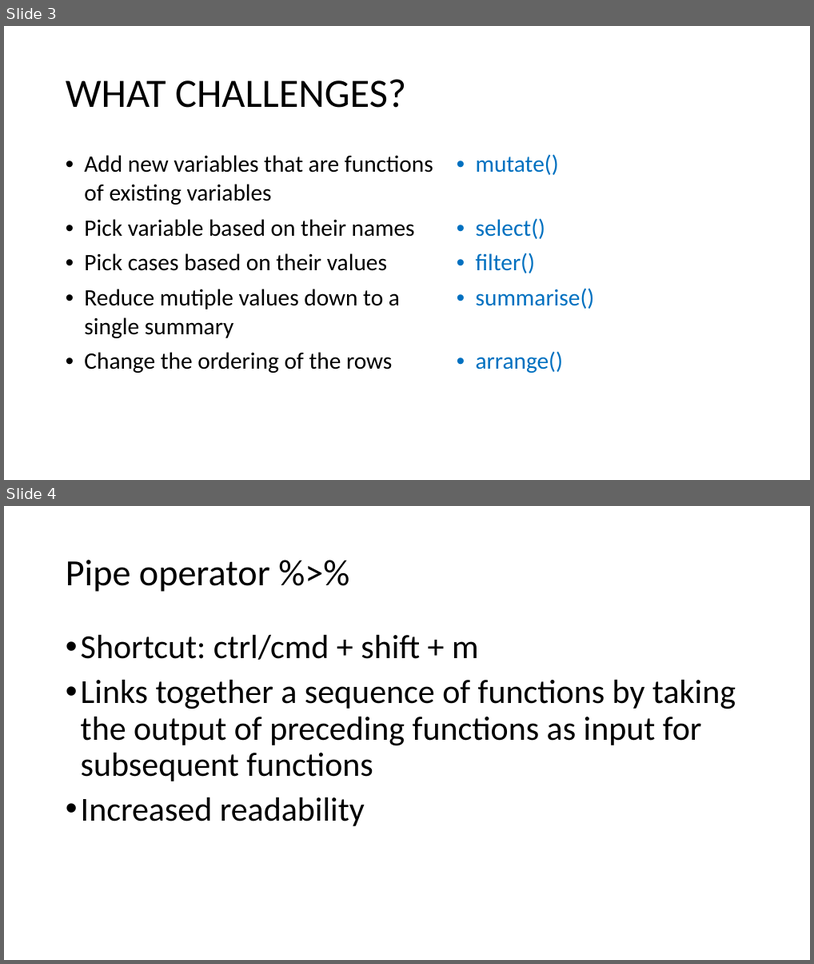
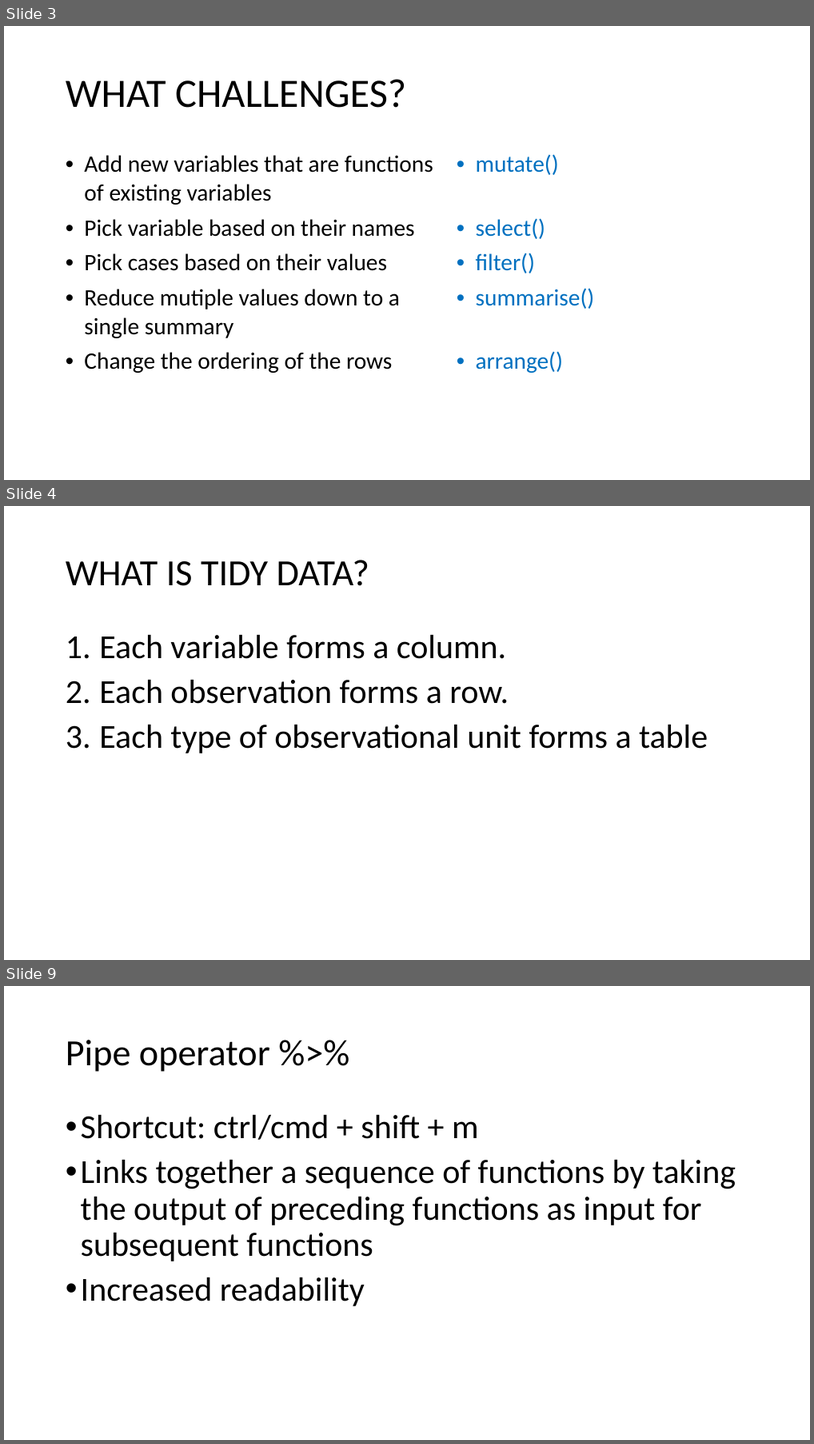
Before and after one commit to keeganmcbride/dplyr_fundamentals, a slide deck: Dplyr_workshop.pptx. Shown one above the other, each under a label of ours: slides 3 and 4 before the commit, slides 3, 4 and 9 after it; the slides between them are not shown. The pictures are 814x964 and 814x1444 pixels, drawn with LibreOffice and Linux fonts; fonts in the diff are those of the drawing. Boxes give left, top, right and bottom in pixels: in the first picture for what was removed or moved away, otherwise in the second. Text is boxed around its words. In the diff, an @@ line names an element or a change of style, - is before the commit and + after.

```diff
--- a/Dplyr_workshop.pptx
+++ b/Dplyr_workshop.pptx
@@ slide 4 added at box(4, 506, 810, 960), background #FFFFFF @@
@@ title added at box(66, 560, 370, 586), 44 pt, text #000000 @@
+WHAT IS TIDY DATA?
@@ text added at box(99, 635, 708, 753), 40 pt, text #000000 @@
+1. Each variable forms a column.
+2. Each observation forms a row.
+3. Each type of observational unit forms a table
@@ what was slide 4 is now slide 9 @@
```
Also in this commit, not shown: 4 other slides added.
